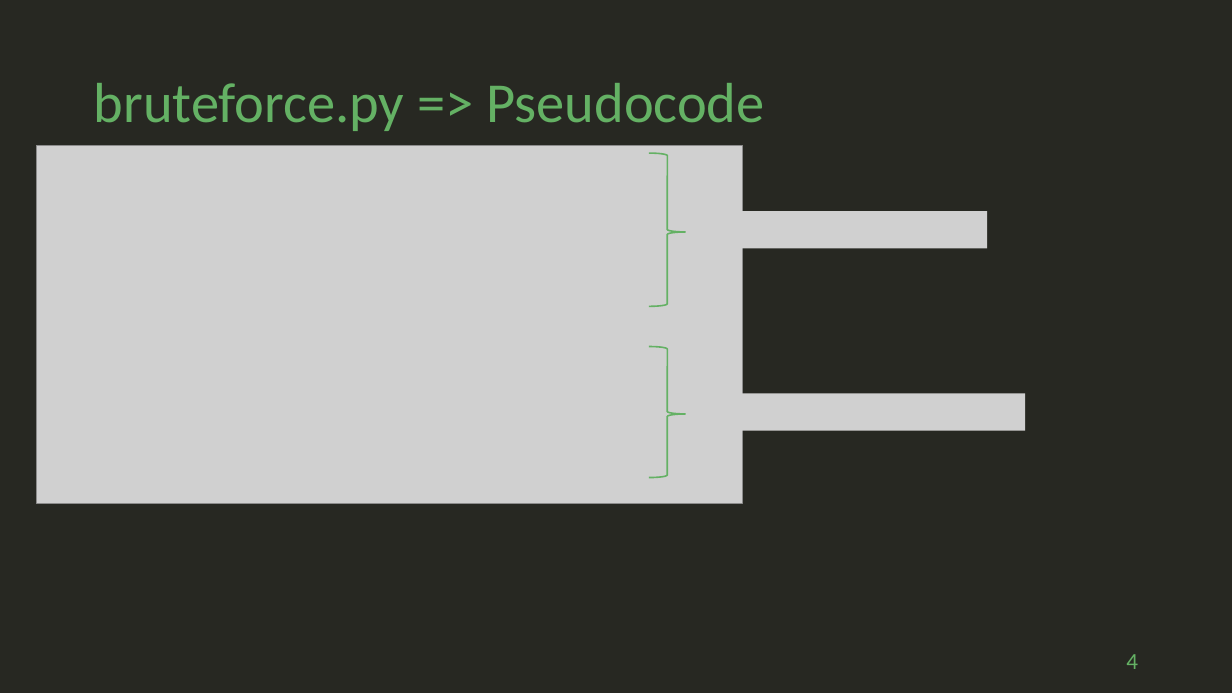
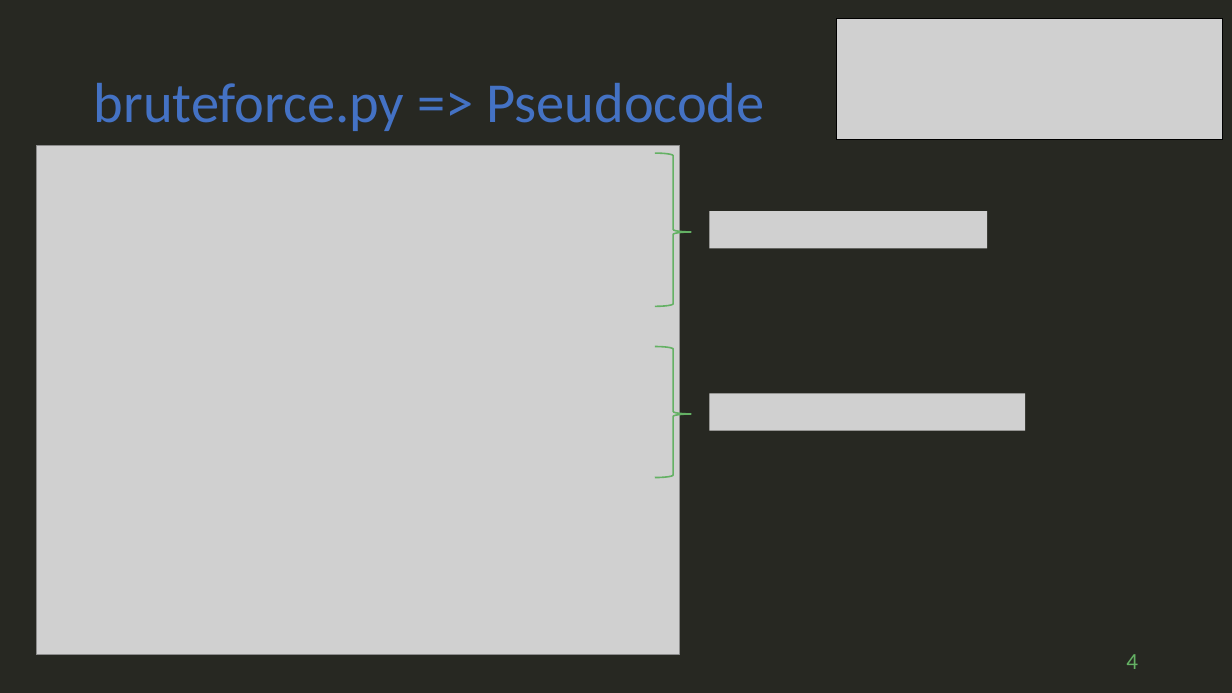
Before and after one commit to geoffrey-ll/OC_P07_Algorithmique, a slide deck: slide 4 of p07_slide.pptx. Drawn at 1232x693 pixels with LibreOffice and Linux fonts; fonts in the diff are those of the drawing; grey boxes stand for pictures. Boxes give left, top, right and bottom in pixels: in the first picture for what was removed or moved away, otherwise in the second. Text is boxed around its words. In the diff, an @@ line names an element or a change of style, - is before the commit and + after.

Commit message:
slide :     - PseudoCode de optimized.py avec complexité temporelle.

```diff
--- a/p07_slide.pptx
+++ b/p07_slide.pptx
@@ picture added at box(837, 18, 1224, 140) @@
@@ title "bruteforce.py => Pseudocode" at box(94, 83, 764, 131): text colour #64B164 to #4472C4 @@
@@ picture: place and size @@
-picture at box(36, 145, 742, 503)
+picture at box(36, 145, 679, 654)
@@ right brace: place and size @@
-right brace at box(649, 153, 686, 307)
+right brace at box(655, 153, 692, 307)
@@ right brace: place and size @@
-right brace at box(649, 347, 686, 478)
+right brace at box(655, 347, 692, 478)
```
Also in this commit, not shown: 8 other slides changed, 2 slides added.
